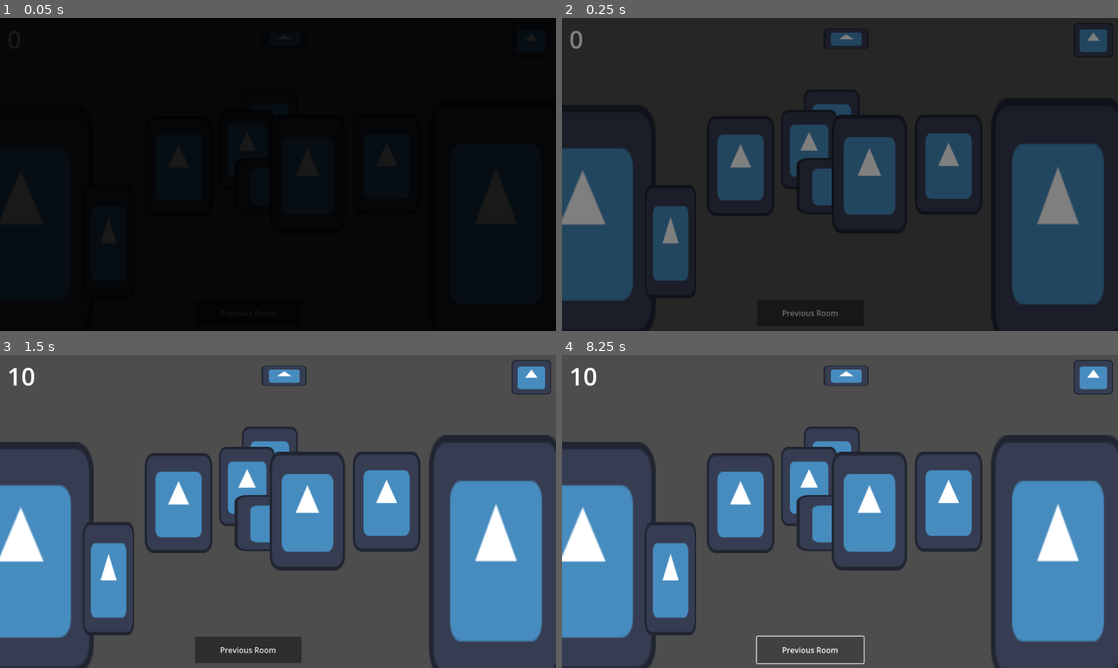
Above: before the commit, frames 1-4 (two rows, left to right).
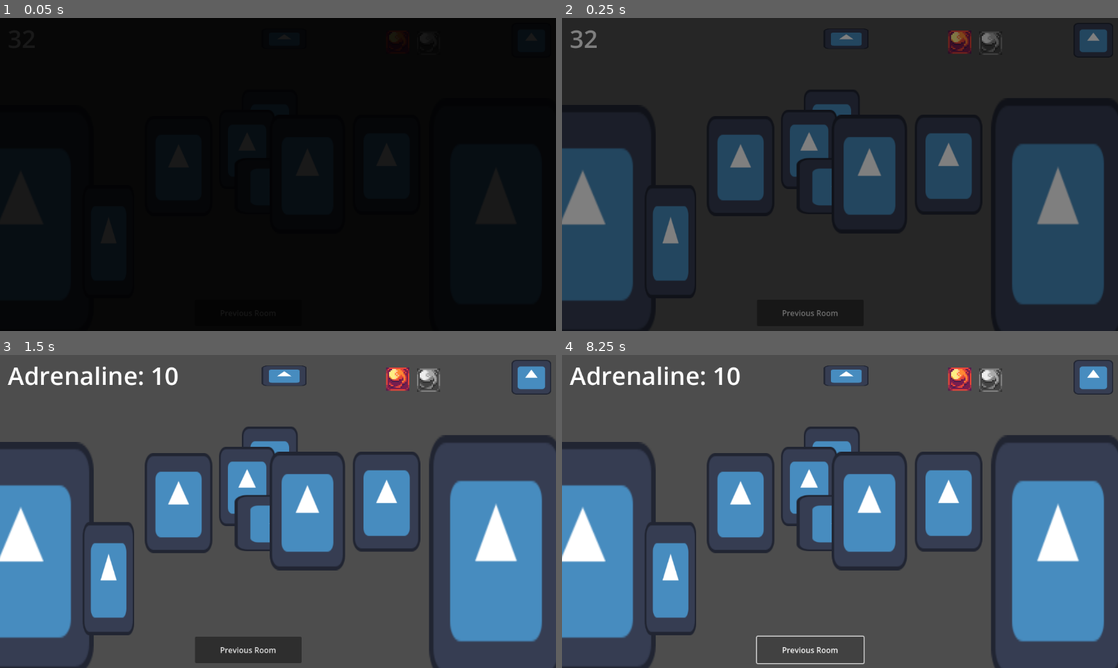
Above: after the commit, the same moments.

Repository: IsaacWalters256/BlackoutNoir
Game: Godot game, scene res://NC/main_main_node.tscn
The game is run twice, just before and just after one commit, with the same random seed, the same clock (stepped at 60 frames per second) and the same inputs. The engine's default icon, where the game draws it, is replaced by a stand-in: a white triangle on a blue panel in a dark square.
Inputs (mouse positions are in pixels of both pictures, inside the frame that each line leads up to):
- Up to frame 1 (0.05 s): no input
- Up to frame 2 (0.25 s): no input
- Up to frame 3 (1.5 s): click (261, 470) at 0.5 s; click (261, 470) at 1.25 s
- Up to frame 4 (8.25 s): click (739, 502) at 2 s; click (739, 536) at 2.75 s; click (945, 502) at 3.5 s; click (945, 533) at 4.25 s; click (845, 524) at 5 s; click (845, 376) at 5.75 s; click (867, 511) at 6.5 s; click (867, 552) at 7.25 s; click "Previous Room" at 8 s

The runs differ from the first frame. In frame 2, 0.5% of the frame differs, in the area x 1-80%, y 3-12%; in frame 3, 1.3%; in frame 4, 1.3%.

Commit message:
black and white spells

Diff:
--- a/NC/game.gd
+++ b/NC/game.gd
@@ -3,12 +3,16 @@
 var player_inv = []
 var partner_inv = []#partner only ever holds stuff you throw him and throws you something when your hand is empty
 var current_item = "none"
+var current_room = "HazelOffice"
 @onready var pauser = get_parent().get_node("Pauser")
 
 var total_moves = []
 var driving_locations = []
 
 var moves = 0
+
+func _ready() -> void:
+	get_node("Blackout").visible = true
 
 func start(load_data):
 	player_input(false)
@@ -17,8 +21,8 @@
 
 func new_game(t_state=0):
 	print("new game")
-	get_node("Blackout").visible = true
 	if t_state == 0:
+
 		var t = pauser.get_tween(self)
 		t.tween_property(get_node("Blackout"),"modulate",Color(0,0,0,0),0.5)
 		t.tween_callback(self.new_game.bind(1)).set_delay(0.2)
@@ -29,7 +33,6 @@
 
 
 func player_input(now_active):
-	get_node("UI/MovesLabel").text = str(moves)
 	print("switch player input")
 	if now_active:
 		Input.mouse_mode = Input.MOUSE_MODE_VISIBLE
@@ -79,6 +82,9 @@
 
 #func _process(delta: float) -> void:
 #	pass
+
+func load_room():
+	pass
 
 func player_blackout(t_state=0):
 	print("blaack out")
--- a/NC/game.tscn
+++ b/NC/game.tscn
@@ -1,7 +1,9 @@
-[gd_scene load_steps=3 format=3 uid="uid://1fwe2ub5ulja"]
+[gd_scene load_steps=5 format=3 uid="uid://1fwe2ub5ulja"]
 
 [ext_resource type="Script" uid="uid://2jv0yea1y2dg" path="res://NC/game.gd" id="1_q0j4n"]
 [ext_resource type="Texture2D" uid="uid://sc62oehr3m4a" path="res://icon.svg" id="2_7g0f2"]
+[ext_resource type="Texture2D" uid="uid://cc8akopjtcmja" path="res://Art/Spells (48x48).png" id="3_ned6j"]
+[ext_resource type="Texture2D" uid="uid://cg5lq44ixt248" path="res://Art/Spells (48x48) BlackWhite.png" id="4_e8ysp"]
 
 [node name="Game" type="Node2D"]
 script = ExtResource("1_q0j4n")
@@ -187,10 +189,10 @@
 texture = ExtResource("2_7g0f2")
 
 [node name="MovesLabel" type="Label" parent="UI"]
-offset_left = 16.0
-offset_top = 8.0
-offset_right = 89.0
-offset_bottom = 78.0
+offset_left = 17.0
+offset_top = 7.0
+offset_right = 90.0
+offset_bottom = 77.0
 theme_override_font_sizes/font_size = 51
 text = "32"
 
@@ -201,6 +203,18 @@
 offset_bottom = 638.0
 text = "Previous Room"
 
+[node name="Spells(48x48)" type="Sprite2D" parent="UI"]
+position = Vector2(825, 50)
+texture = ExtResource("3_ned6j")
+hframes = 11
+vframes = 20
+
+[node name="Spells(48x48)2" type="Sprite2D" parent="UI"]
+position = Vector2(889, 52)
+texture = ExtResource("4_e8ysp")
+hframes = 11
+vframes = 20
+
 [node name="Blackout" type="Sprite2D" parent="."]
 visible = false
 modulate = Color(0, 0, 0, 1)
Binary file added: Art/Spells (48x48) BlackWhite.png
Not shown, added: Art/Spells (48x48) BlackWhite.png.import
Binary file added: Art/Spells (48x48).png
Not shown, added: Art/Spells (48x48).png.import
